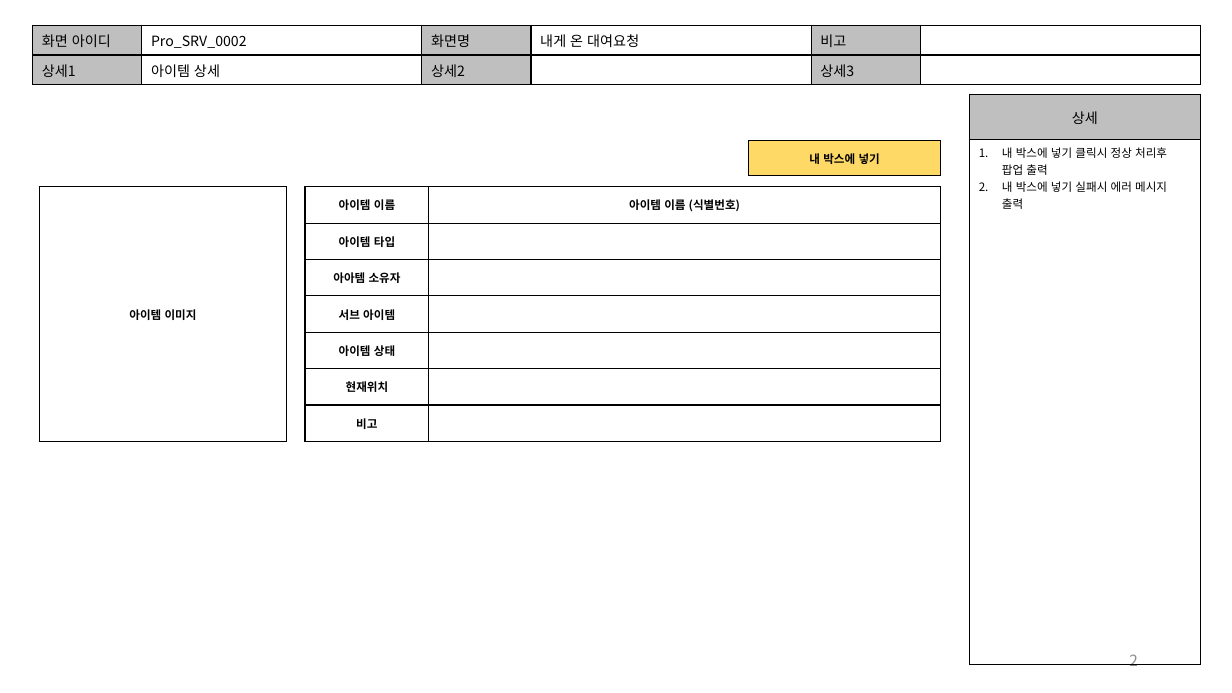
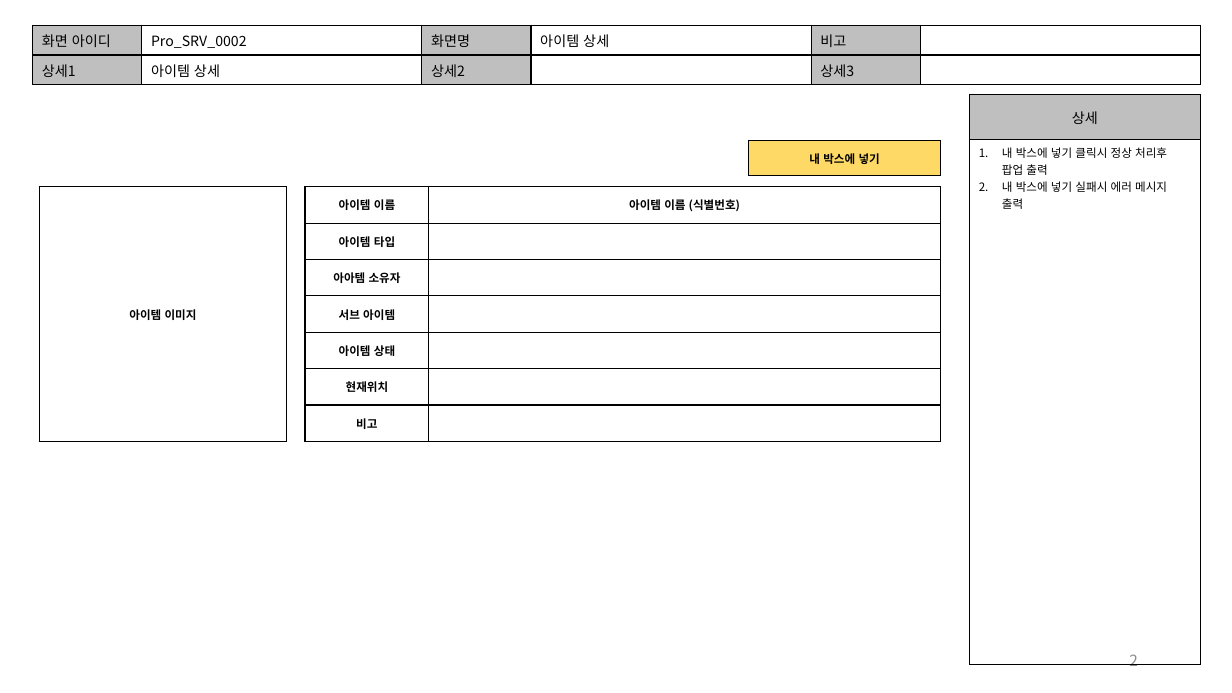
Before and after one commit to dongkeon-oh/toybox, a slide deck: slide 2 of toybox/src/main/resources/doc/04. UI 설계서 v1.0.pptx. Drawn at 1232x693 pixels with LibreOffice and Linux fonts; fonts in the diff are those of the drawing. Boxes give left, top, right and bottom in pixels: in the first picture for what was removed or moved away, otherwise in the second. Text is boxed around its words. In the diff, an @@ line names an element or a change of style, - is before the commit and + after.

```diff
--- a/toybox/src/main/resources/doc/04. UI 설계서 v1.0.pptx
+++ b/toybox/src/main/resources/doc/04. UI 설계서 v1.0.pptx
@@ table at box(32, 25, 1200, 81) @@
-row 1, column 4: 내게 온 대여요청
+row 1, column 4: 아이템 상세
```
Also in this commit, not shown: 2 other slides changed, 19 other files.
